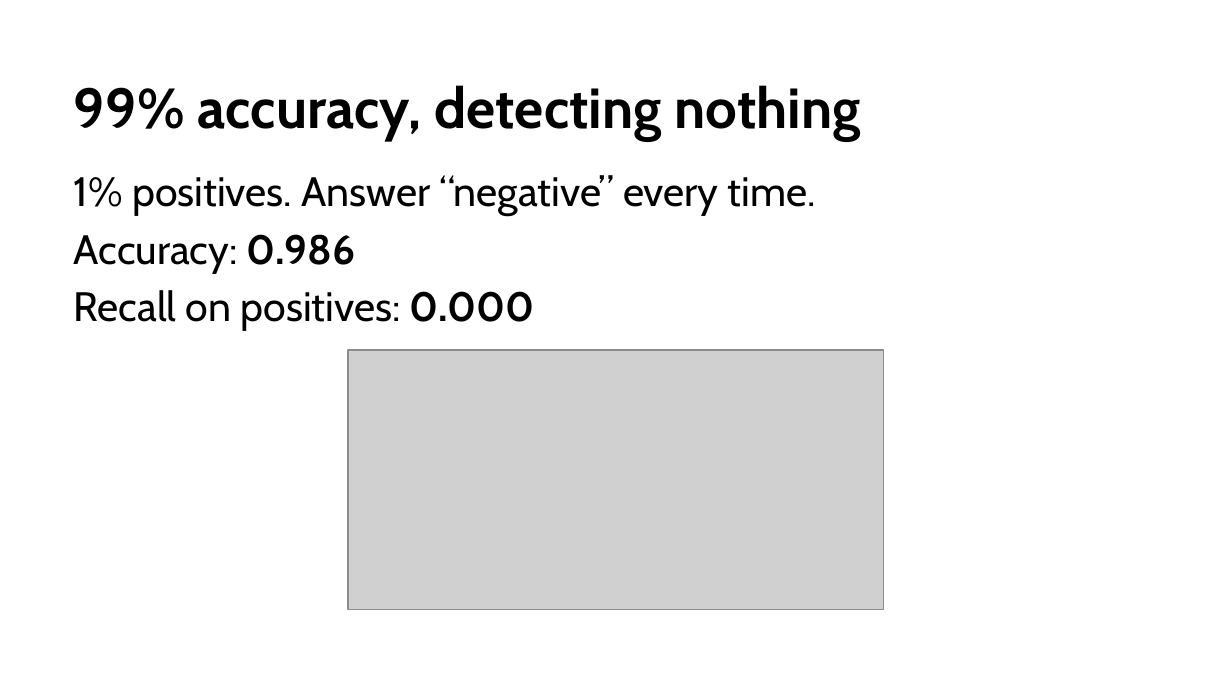
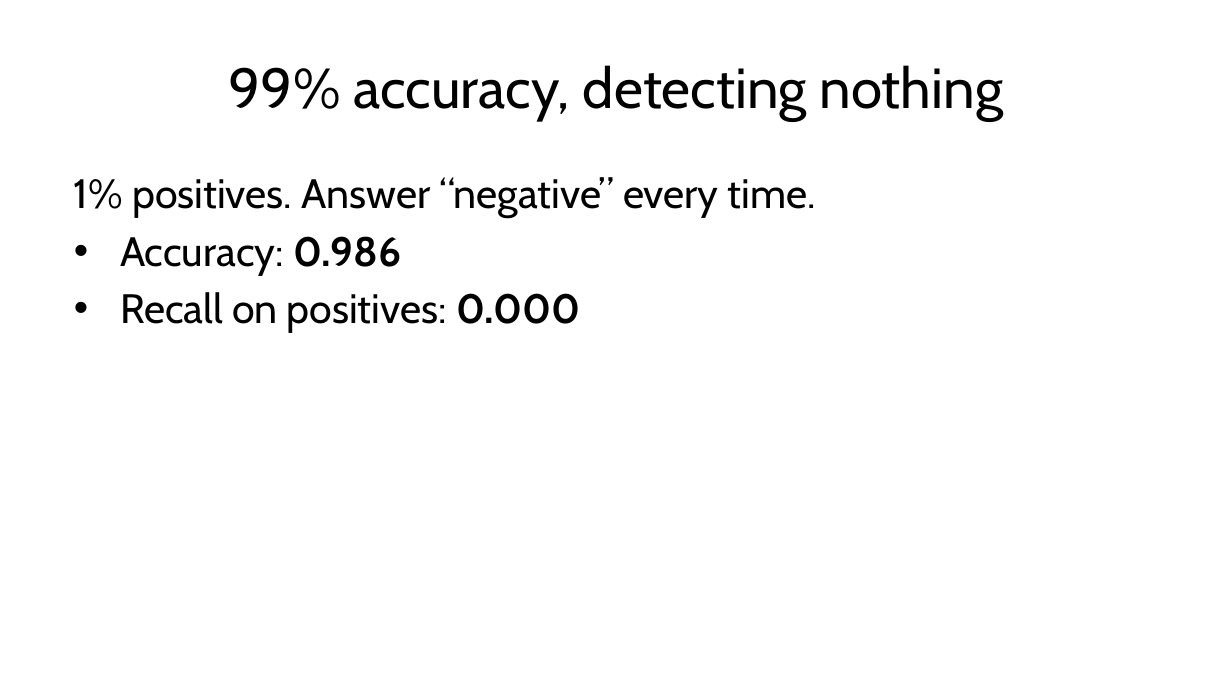
Before and after one commit to fabioantonini/technologies-for-artificial-intelligence, a slide deck: slide 54 of Lessons/01_introduction_and_workflow/Slides/introduction_and_workflow_slides.pptx (slide 49 before the commit). Drawn at 1232x693 pixels with LibreOffice and Linux fonts; fonts in the diff are those of the drawing; grey boxes stand for pictures; background and template pictures are left out. Boxes give left, top, right and bottom in pixels: in the first picture for what was removed or moved away, otherwise in the second. Text is boxed around its words. In the diff, an @@ line names an element or a change of style, - is before the commit and + after.

```diff
--- a/Lessons/01_introduction_and_workflow/Slides/introduction_and_workflow_slides.pptx
+++ b/Lessons/01_introduction_and_workflow/Slides/introduction_and_workflow_slides.pptx
@@ title "99% accuracy, detecting nothing" at box(229, 65, 1003, 121): bold off; alignment left to centre; vertical alignment bottom to middle @@
@@ text at box(120, 236, 581, 333): bullet none to • @@
@@ picture removed at box(349, 350, 885, 610) @@
```
Also in this commit, not shown: 6 other slides changed, 7 slides added, 9 other files.
